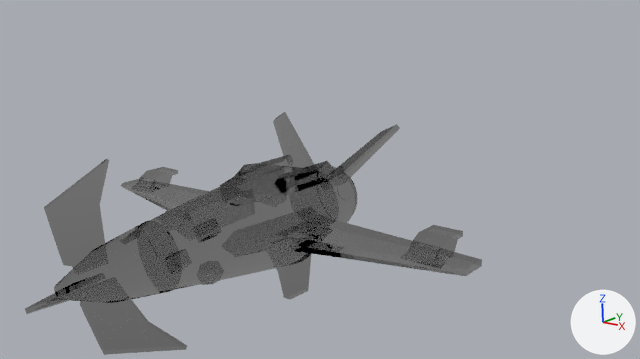
One commit to the Blender file Assets/Models/Modular Plane MkII.blend: the scene before it, then after it.
Camera for both pictures: the file's camera 'Camera'. The axes (+X, +Y, +Z) are drawn at lower right. The lights are the same throughout.

Objects in the first picture: 'Engine', 'Fuselage', 'Wing', 'nose'.
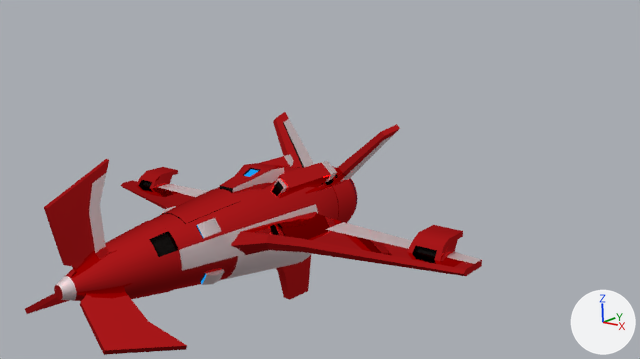
Patch to the scene script:
```diff
--- a/Assets/Models/Modular Plane MkII.blend.py
+++ b/Assets/Models/Modular Plane MkII.blend.py
@@ mat_secondary @@
+mat_secondary = bpy.data.materials.new('Secondary')
+mat_secondary.use_nodes = True; mat_secondary.node_tree.nodes.clear()
+_N = mat_secondary.node_tree.nodes; _L = mat_secondary.node_tree.links
+n0 = _N.new('ShaderNodeOutputMaterial'); n0.name = 'Material Output'
+n1 = _N.new('ShaderNodeBsdfAnisotropic'); n1.name = 'Glossy BSDF'
+n1.distribution = 'GGX'
+n1.inputs[0].default_value = (1.0, 0.825, 0.852, 1.0)  # 'Color', white #ffeaee
+n1.inputs[1].default_value = 0.664  # 'Roughness'
+_L.new(n1.outputs[0], n0.inputs[0])  # 'BSDF' to 'Surface'
@@ mat_primary @@
+mat_primary = bpy.data.materials.new('Primary')
+mat_primary.use_nodes = True; mat_primary.node_tree.nodes.clear()
+_N = mat_primary.node_tree.nodes; _L = mat_primary.node_tree.links
+n0 = _N.new('ShaderNodeOutputMaterial'); n0.name = 'Material Output'
+n1 = _N.new('ShaderNodeBsdfAnisotropic'); n1.name = 'Glossy BSDF'
+n1.distribution = 'GGX'
+n1.inputs[0].default_value = (0.8, 0.0185, 0.0211, 1.0)  # 'Color', red #e72528
+n1.inputs[1].default_value = 0.0  # 'Roughness'
+_L.new(n1.outputs[0], n0.inputs[0])  # 'BSDF' to 'Surface'
@@ me_cube_003 @@
 # used by ob_nose; location = (0.02, -5.12, -0.03); rotation_euler = (1.571, 0.0, 0.0), in degrees (90, 0, 0)
-me_cube_003.from_pydata(...)  # 228 vertices, 180 faces; spans x -2.55..2.51, y -1.48..2.91, z -0.03..2.93
+me_cube_003.from_pydata(...)  # 266 vertices, 218 faces; spans x -2.55..2.51, y -1.48..2.91, z -0.03..2.93
+# me_cube_003 part 1: 32 vertices added at x -0.31..0.31, y -0.31..0.31, z 2.62
+# me_cube_003 part 2: 6 vertices added at x -0.11..0.04, y 1.78..2.61, z 1.29..2.87
+# me_cube_003 part 3: 133 faces spanning x -2.55..2.51, y -1.48..2.91, z -0.03..2.93 switch from mat_cabina to mat_primary
+# me_cube_003 part 4: 3 faces spanning x -0.1..0.03, y 0.6..1.86, z 1.53..1.88 switch from mat_cabina to mat_secondary
+# me_cube_003 part 5: 6 faces spanning x -0.79..0.82, y 0.27..0.78, z -0.03..0.56 switch from mat_cabina to mat_trim (black #191716)
@@ me_cube_002 @@
 # used by ob_engine; location = (0.0, 1.18, -0.1); rotation_euler = (1.571, 0.0, 0.0), in degrees (90, 0, 0)
-me_cube_002.from_pydata(...)  # 336 vertices, 302 faces; spans x -2.57..2.57, y -1.2..2.67, z -1.61..0.18
+me_cube_002.from_pydata(...)  # 464 vertices, 430 faces; spans x -2.57..2.57, y -1.2..2.67, z -1.61..0.18
+# me_cube_002 part 6: 96 vertices added at x -1.13..1.13, y -1.13..1.13, z -1.29..-0.87
+# me_cube_002 part 7: 16 vertices added at x 0.43..2.5, y 0.54..2.6, z -1.42..-0.3
+# me_cube_002 part 8: 16 vertices added at x -2.5..-0.43, y 0.54..2.6, z -1.42..-0.3
+# me_cube_002 part 9: 161 faces spanning x -1.2..1.2, y -1.2..1.2, z -1.61..0.0 switch from mat_cabina to mat_primary
+me_cube_002.materials.append(mat_secondary)
+me_cube_002.materials.append(mat_trim)  # black #191716
+me_cube_002.materials.append(mat_detail)  # blue #159df3
@@ me_cube_000 @@
 # used by ob_wing; location = (-0.03, -1.57, 0.07); rotation_euler = (1.571, 0.0, 0.0), in degrees (90, 0, 0)
-me_cube_000.from_pydata(...)  # 54 vertices, 50 faces; spans x 1.04..7.19, y -0.49..0.44, z -1.58..2.19
+me_cube_000.from_pydata(...)  # 64 vertices, 60 faces; spans x 1.04..7.19, y -0.49..0.44, z -1.58..2.19
+# me_cube_000 part 10
+# 10 faces are deleted
+# 10 vertices are added at x 1.18..7.19, y -0.49..0.29, z -0.73..0.33
+# 18 new faces join them, mat_primary
+# 2 new faces join them, mat_secondary
+# me_cube_000 part 11: 37 faces spanning x 1.04..7.19, y -0.49..0.44, z -1.58..2.19 switch from mat_cabina to mat_primary
+# me_cube_000 part 12: 1 face spanning x 5.59..6.28, y -0.06..0.2, z -0.68..-0.48 switches from mat_cabina to mat_trim (black #191716)
+me_cube_000.materials.append(mat_secondary)
+me_cube_000.materials.append(mat_trim)  # black #191716
@@ me_cube_001 @@
 # used by ob_fuselage; location = (-0.03, -1.57, 0.07); rotation_euler = (1.571, 0.0, 0.0), in degrees (90, 0, 0)
-me_cube_001.from_pydata(...)  # 278 vertices, 227 faces; spans x -1.67..1.61, y -3.18..1.56, z -2.76..3.51
+me_cube_001.from_pydata(...)  # 286 vertices, 235 faces; spans x -1.67..1.61, y -3.18..1.56, z -2.76..3.51
+# me_cube_001 part 13: 8 vertices added at x -0.21..0.27, y 1.33..1.53, z -0.3..0.16
+# me_cube_001 part 14: 110 faces spanning x -1.67..1.61, y -3.18..1.56, z -2.76..3.51 switch from mat_cabina to mat_primary
+# me_cube_001 part 15: 109 faces spanning x -1.67..1.61, y -1.87..1.56, z -2.68..3.51 switch from mat_cabina to mat_secondary
+# me_cube_001 part 16: 3 faces spanning x -1.05..1.11, y 0.68..1.28, z -0.39..0.96 switch from mat_cabina to mat_trim (black #191716)
+me_cube_001.materials.append(mat_detail)  # blue #159df3
@@ me_cube_004 @@
+me_cube_004.from_pydata([(0.22, 0.93, 2.96), (0.42, 0.87, 2.96), (0.6, 0.77, 2.96), (0.01, 0.95, 2.96), (-0.2, 0.93, 2.96), (-0.58, 0.77, 2.96), (-0.39, 0.87, 2.96), (-0.03, 1.18, 1.01), (0.24, 1.16, 1.01), (0.49, 1.08, 1.01), (0.72, 0.96, 1.01), (-0.54, 1.08, 1.01), (-0.25, 1.04, 2.03), (-0.47, 0.97, 2.03), (-0.68, 0.86, 2.03), (0.65, 0.86, 2.03), (0.45, 0.97, 2.03), (0.22, 1.04, 2.03), (-0.01, 1.07, 2.03), (-0.77, 0.96, 1.01), (-0.29, 1.16, 1.01)], [], [(16, 17, 0, 1), (12, 13, 6, 4), (11, 13, 12, 20), (20, 12, 18, 7), (17, 18, 3, 0), (13, 14, 5, 6), (15, 16, 1, 2), (19, 14, 13, 11), (8, 17, 16, 9), (7, 18, 17, 8), (18, 12, 4, 3), (9, 16, 15, 10)])
+me_cube_004.polygons.foreach_set('use_smooth', [True] * 12)
+me_cube_004.materials.append(mat_primary)
@@ ob_fuselage__decal @@
+ob_fuselage__decal = bpy.data.objects.new('Fuselage. Decal', me_cube_004)
+ob_fuselage__decal.location = (-0.03, -1.57, 0.07)
+ob_fuselage__decal.rotation_euler = (1.571, 0.0, 0.0)  # degrees (90, 0, 0)
```

Pixel boxes (x1, y1, x2, y2) of what changed, in the pictures (640 x 359 px):
'Fuselage. Decal', added
    after: (162, 188, 241, 223)
part 1 of me_cube_003, added (red)
    after: (56, 249, 121, 301)
part 2 of me_cube_003, added (red)
    after: (44, 160, 109, 252)
part 3 of me_cube_003, recoloured (white to red)
    both: (25, 159, 187, 355)
part 4 of me_cube_003, recoloured
    both: (89, 205, 106, 254)
part 5 of me_cube_003, recoloured (white to black)
    both: (150, 233, 176, 257)
part 6 of me_cube_002, added (red)
    after: (332, 166, 358, 223)
part 7 of me_cube_002, added (red)
    after: (328, 124, 400, 184)
part 8 of me_cube_002, added
    after: (273, 112, 314, 168)
part 9 of me_cube_002, recoloured
    both: (331, 167, 357, 217)
part 10 of me_cube_000, built on
    both: (124, 179, 482, 276)
part 11 of me_cube_000, recoloured (white to red)
    both: (121, 167, 466, 276)
part 12 of me_cube_000, recoloured (white to black)
    both: (143, 181, 437, 257)
part 13 of me_cube_001, added
    after: (235, 165, 270, 179)
part 14 of me_cube_001, recoloured (white to red)
    both: (151, 156, 339, 300)
part 15 of me_cube_001, recoloured
    both: (179, 154, 337, 285)
part 16 of me_cube_001, recoloured
    both: (220, 181, 283, 192)
